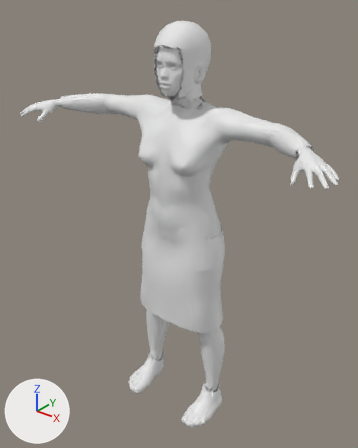
Renders of the FBX model unity/Assets/Resources/Characters/f_young_skirt_bob.fbx from each side of a commit.
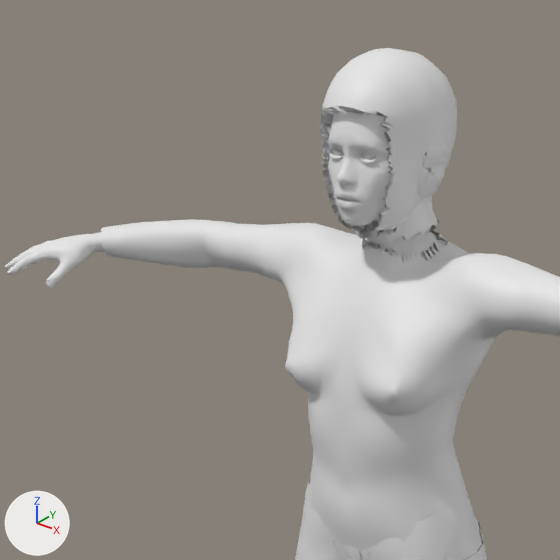
The first picture shows the older version from a 50 mm camera at (1.115, -1.45, 1.735) aimed at (-0.003, -0.053, 0.869). The close-ups show the older and then the newer version on the part from 5% to 71% of the width and 0% to 53% of the height of that picture. Only the edits that show in the close-ups are written down. Every picture has the same lights, and +X, +Y and +Z are marked at lower left. Objects named as collision shapes, trigger or cutter boxes, shadow casters or lower levels of detail are left out. Vertices at exactly the same position are counted once.

Names of what the first close-up shows: 'Body_LOD0'.
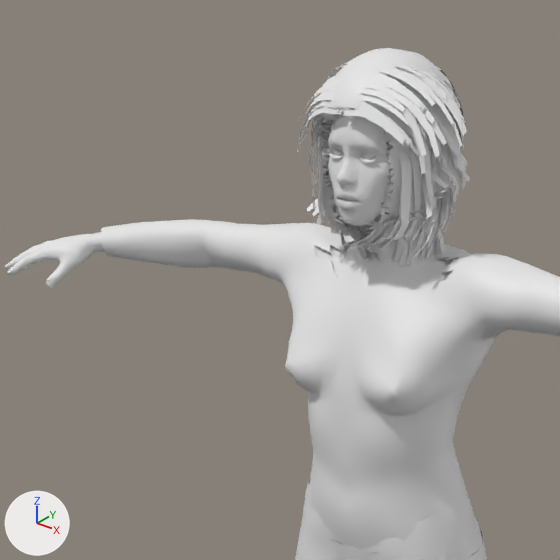
Location of each change, [x1, y1, x2, y2] in pixels of the close-ups (560 x 560 px):
part 1 of me_body_lod0, built on: before [321, 114, 463, 289]; after [296, 60, 470, 294]

The change in detail:
Material 'haircards' (mat_haircards) is new.
Its base color is (0.8, 0.8, 0.8) (white #e7e7e7).
me_body_lod0 is used by ob_body_lod0; location (0.0, 0.0, 0.0).
me_body_lod0 had 9385 vertices, 18558 faces and spanned x -0.68..0.68, y -0.29..0.1, z -0.01..1.62.
me_body_lod0 now has 16264 vertices, 23984 faces and spans x -0.68..0.68, y -0.29..0.11, z -0.01..1.62.
me_body_lod0 part 1: 69 vertices moved within x -0.55..0.09, y -0.14..0.03, z 1.31..1.48; 72 vertices removed from x -0.54..0.09, y -0.13..0.04, z 1.3..1.52; 6974 vertices added at x -0.25..0.14, y -0.14..0.11, z 1.29..1.62.
Other edits to the shape of me_body_lod0 do not show in these pictures.
me_body_lod0 gains material mat_haircards (white #e7e7e7).
